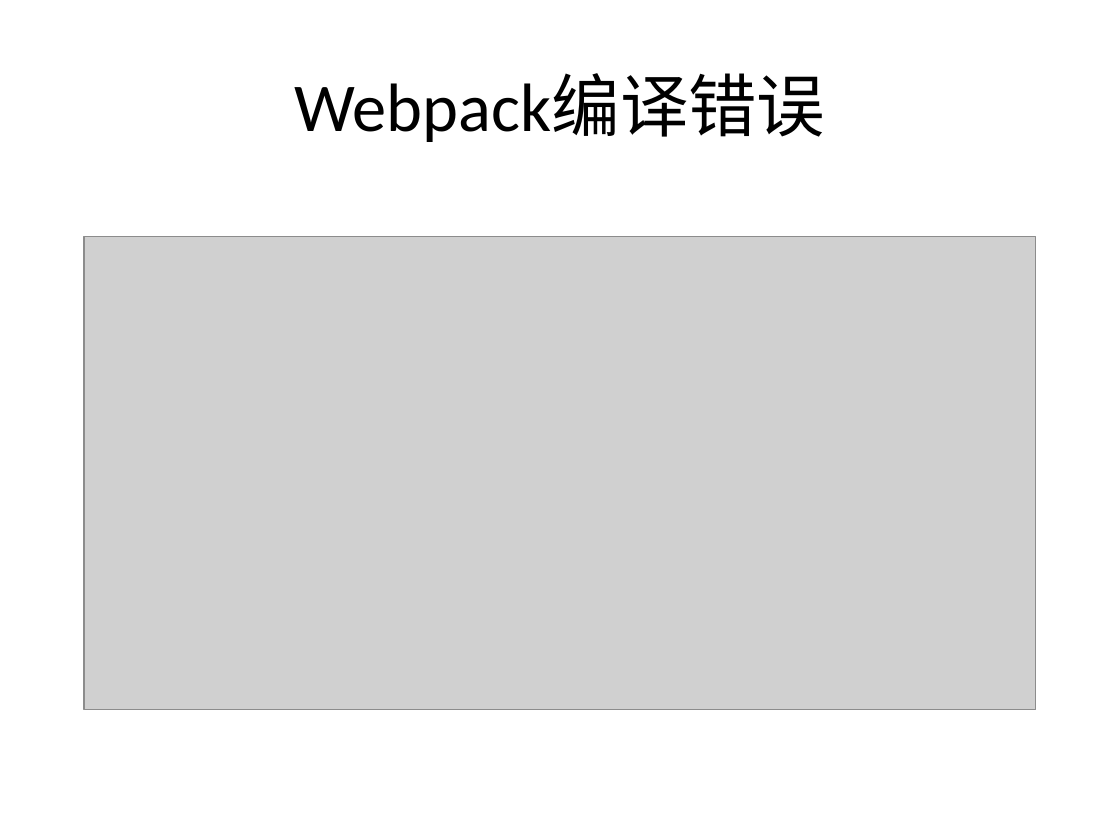
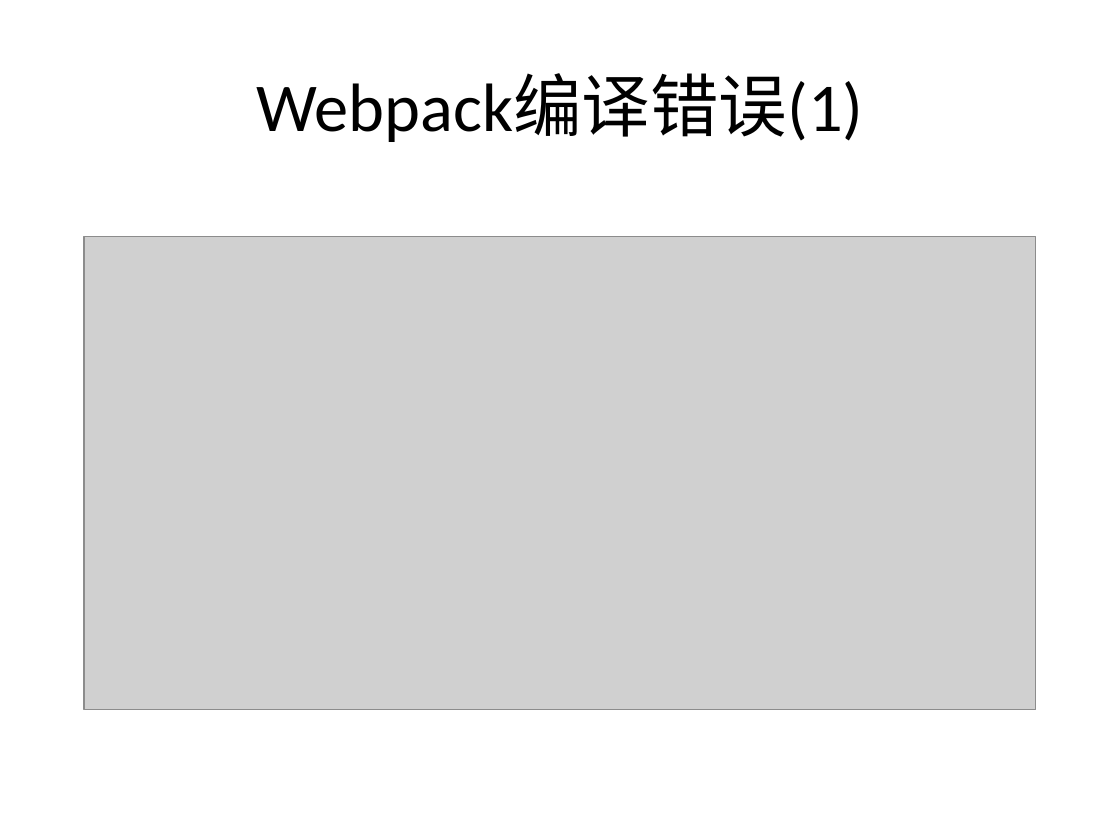
Before and after one commit to jasonLiu001/ng-study-ppt-files, a slide deck: slide 29 of files/Angular2.pptx. Drawn at 1120x840 pixels with LibreOffice and Linux fonts; fonts in the diff are those of the drawing; grey boxes stand for pictures. Boxes give left, top, right and bottom in pixels: in the first picture for what was removed or moved away, otherwise in the second. Text is boxed around its words. In the diff, an @@ line names an element or a change of style, - is before the commit and + after.

```diff
--- a/files/Angular2.pptx
+++ b/files/Angular2.pptx
@@ title at bbox=[256, 74, 864, 142]: text changed @@
-Webpack编译错误
+Webpack编译错误(1)
```
Also in this commit, not shown: 1 other slide changed, 3 slides added, 1 slide removed.
